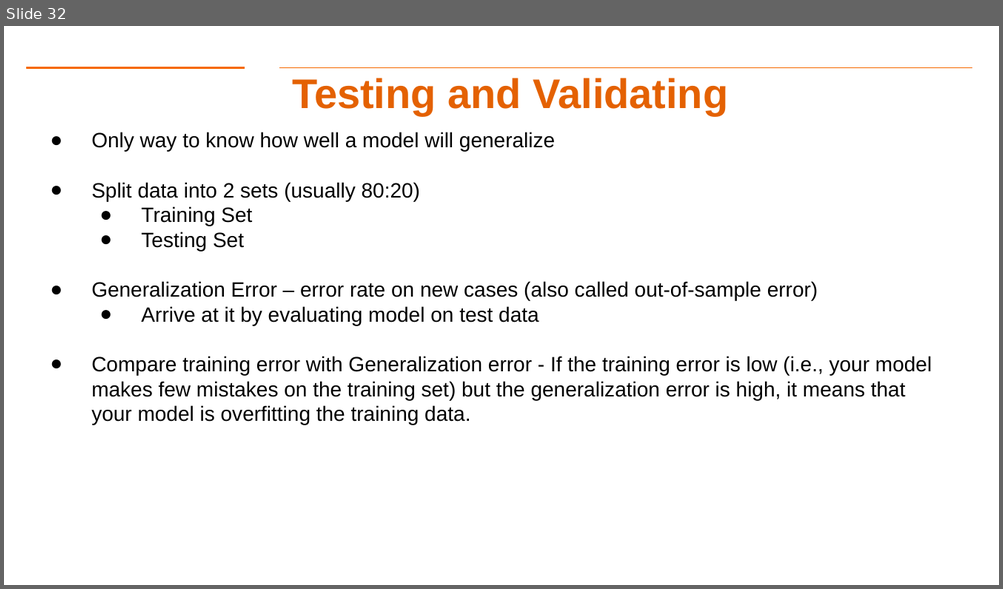
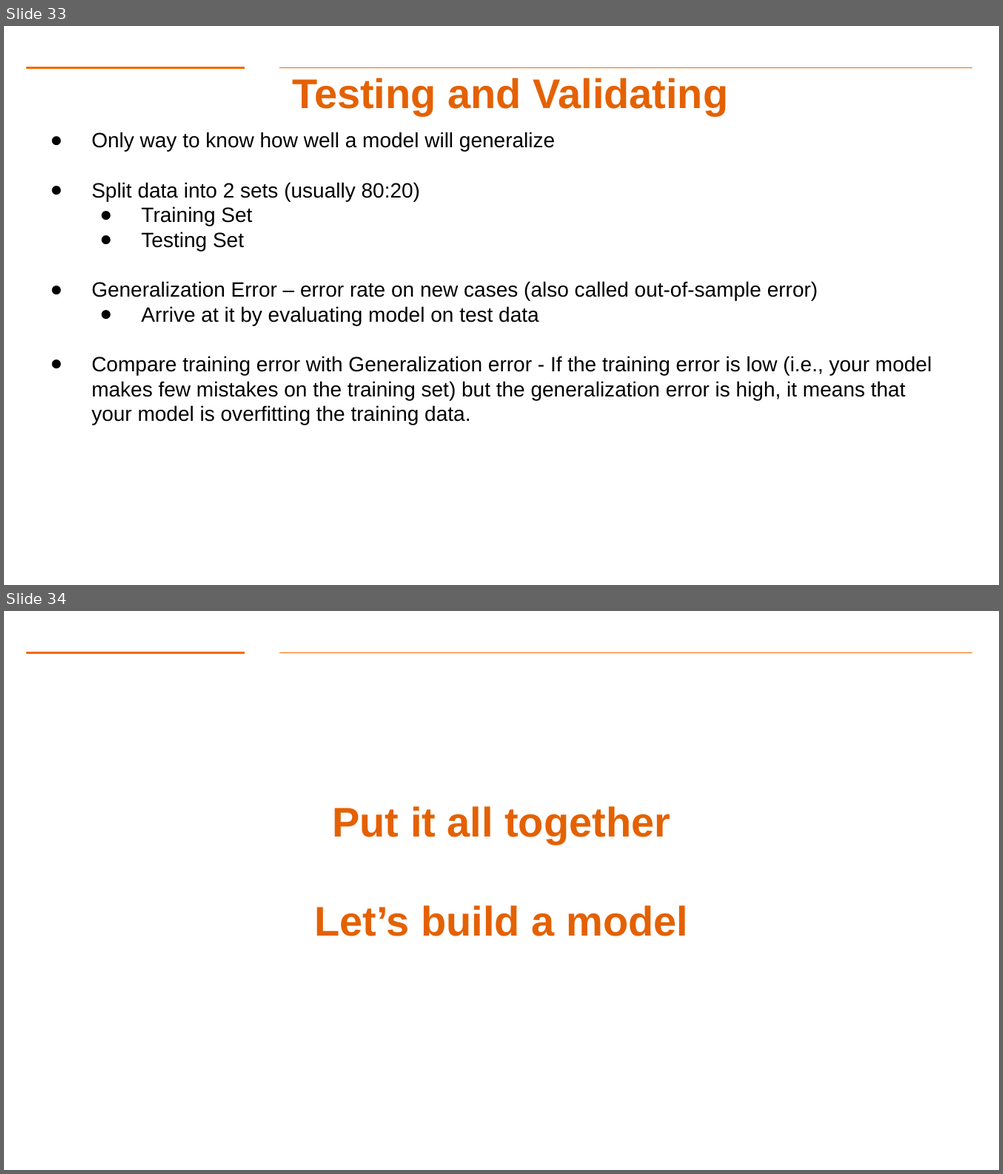
Before and after one commit to gk5951/RIT-DSCI-633-FDS, a slide deck: Syllabus/Lecture02/Lec02.pptx. Shown one above the other, each under a label of ours: slide 32 before the commit, slides 33 and 34 after it. The pictures are 1003x589 and 1003x1174 pixels, drawn with LibreOffice and Linux fonts; fonts in the diff are those of the drawing; background and template pictures are left out. Boxes give left, top, right and bottom in pixels: in the first picture for what was removed or moved away, otherwise in the second. Text is boxed around its words. In the diff, an @@ line names an element or a change of style, - is before the commit and + after.

```diff
--- a/Syllabus/Lecture02/Lec02.pptx
+++ b/Syllabus/Lecture02/Lec02.pptx
@@ slide 34 added at box(4, 611, 999, 1170), background #FFFFFF; not listed: 2 template elements that a slide beside it also shows @@
@@ title added at box(315, 806, 688, 937), 40 pt, text #E46102, bold @@
+Put it all together
+Let’s build a model
@@ what was slide 32 is now slide 33 @@
```
Also in this commit, not shown: 9 slides changed, 1 other slide added, 2 slides removed, 4 other files.
